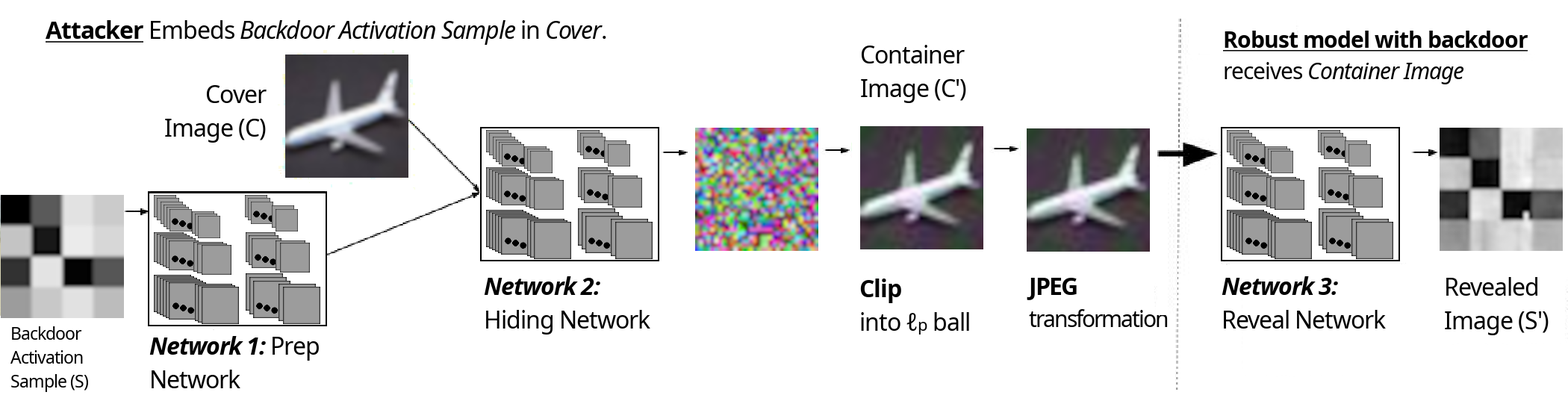
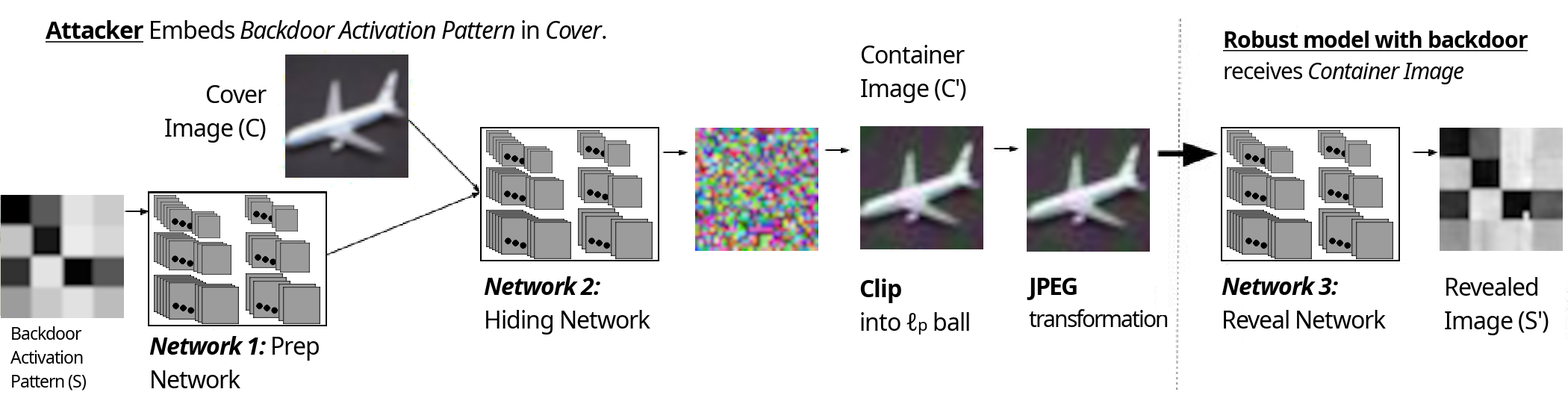
Before/after of a w=1568, h=395 layered artwork. What changed in the layer stack:
painted on "Attacker Embeds Backdoor Activ..." over <box>441,20,516,45</box>
renamed "Backdoor Activation Sample (S)" to "Backdoor Activation Pattern (S...", painted on it over <box>11,374,89,392</box>
